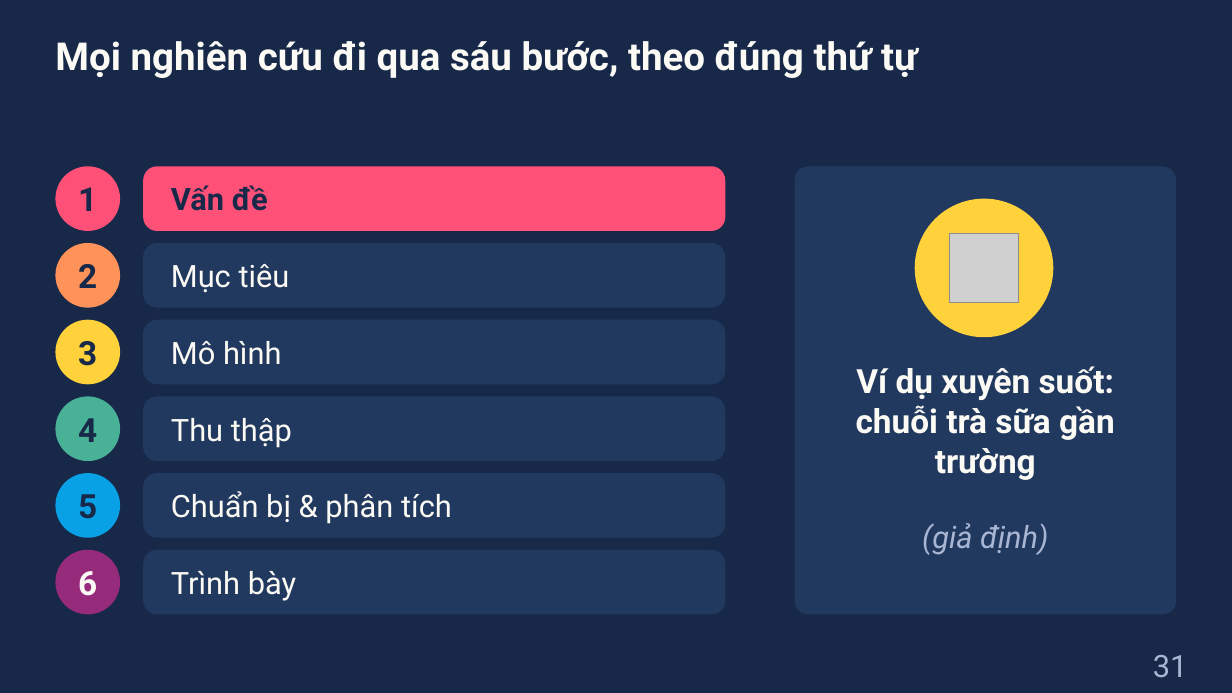
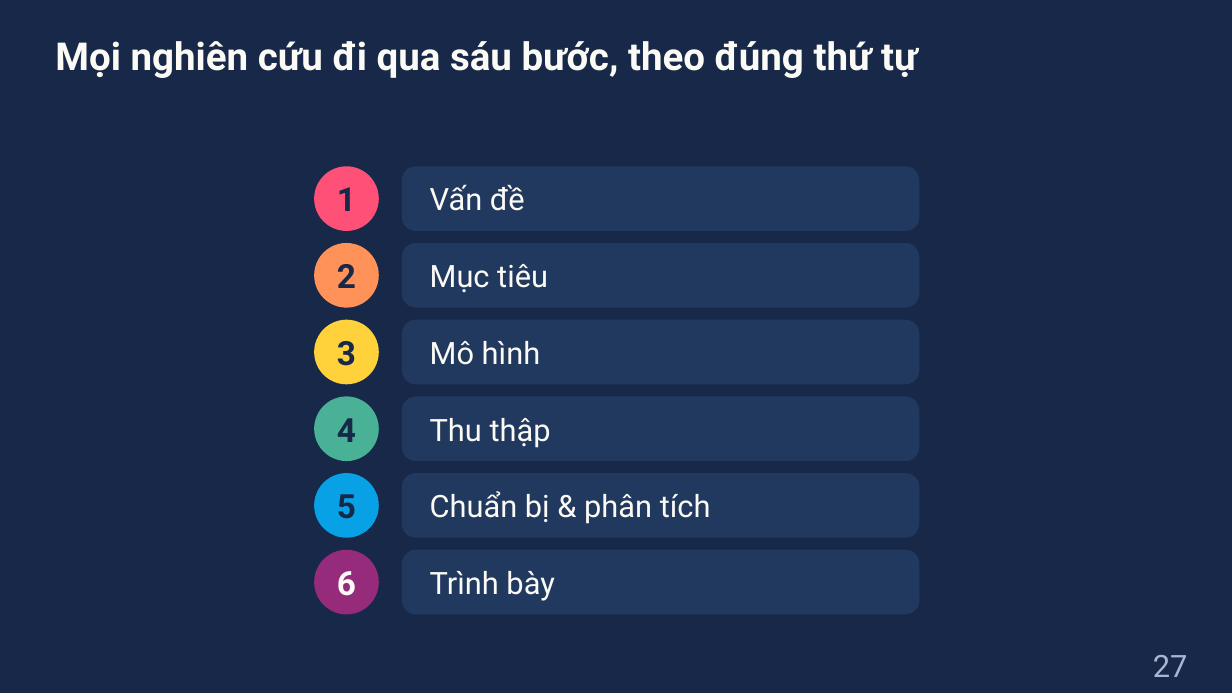
Before and after one commit to dnbaoquyen/academic-pptx-skill, a slide deck: slide 27 of courses/MKT1107/lessons/W1_slides.pptx (slide 31 before the commit). Drawn at 1232x693 pixels with LibreOffice and Linux fonts; fonts in the diff are those of the drawing; grey boxes stand for pictures. Boxes give left, top, right and bottom in pixels: in the first picture for what was removed or moved away, otherwise in the second. Text is boxed around its words. In the diff, an @@ line names an element or a change of style, - is before the commit and + after.

```diff
--- a/courses/MKT1107/lessons/W1_slides.pptx
+++ b/courses/MKT1107/lessons/W1_slides.pptx
@@ rounded rectangle: place and size @@
-rounded rectangle at bbox=[143, 166, 726, 231]
+rounded rectangle at bbox=[402, 166, 920, 231]
@@ rounded rectangle at bbox=[402, 166, 920, 231]: fill #FF5178 to #22395F @@
@@ text "Vấn đề": place and size @@
-text "Vấn đề" at bbox=[171, 185, 268, 211]
+text "Vấn đề" at bbox=[430, 184, 525, 211]
@@ text "Vấn đề" at bbox=[430, 184, 525, 211]: text colour #172849 to #FBFAF4, bold off @@
@@ rounded rectangle removed at bbox=[795, 166, 1177, 615] @@
@@ ellipse removed at bbox=[915, 199, 1054, 337] @@
@@ picture removed at bbox=[950, 233, 1019, 302] @@
@@ rounded rectangle: place and size @@
-rounded rectangle at bbox=[143, 243, 726, 308]
+rounded rectangle at bbox=[402, 243, 920, 308]
@@ text "Mục tiêu": place and size @@
-text "Mục tiêu" at bbox=[171, 264, 290, 293]
+text "Mục tiêu" at bbox=[430, 264, 548, 292]
@@ rounded rectangle: place and size @@
-rounded rectangle at bbox=[143, 320, 726, 384]
+rounded rectangle at bbox=[402, 320, 920, 384]
@@ text "Mô hình": place and size @@
-text "Mô hình" at bbox=[171, 341, 282, 365]
+text "Mô hình" at bbox=[430, 341, 541, 365]
@@ text removed at bbox=[856, 366, 1115, 480] @@
-Ví dụ xuyên suốt: chuỗi trà sữa gần trường
@@ rounded rectangle: place and size @@
-rounded rectangle at bbox=[143, 396, 726, 461]
+rounded rectangle at bbox=[402, 396, 920, 461]
@@ text "Thu thập": place and size @@
-text "Thu thập" at bbox=[171, 418, 292, 448]
+text "Thu thập" at bbox=[430, 418, 551, 448]
@@ rounded rectangle: place and size @@
-rounded rectangle at bbox=[143, 473, 726, 538]
+rounded rectangle at bbox=[402, 473, 920, 538]
@@ text "Chuẩn bị & phân tích": place and size @@
-text "Chuẩn bị & phân tích" at bbox=[171, 491, 452, 524]
+text "Chuẩn bị & phân tích" at bbox=[430, 491, 711, 524]
@@ text removed at bbox=[922, 523, 1048, 555] @@
-(giả định)
@@ 6 texts, 6 ellipses: place and size @@
-6 texts, 6 ellipses at bbox=[55, 166, 120, 615]
+6 texts, 6 ellipses at bbox=[314, 166, 379, 615]
@@ rounded rectangle: place and size @@
-rounded rectangle at bbox=[143, 550, 726, 615]
+rounded rectangle at bbox=[402, 550, 920, 615]
@@ text "Trình bày": place and size @@
-text "Trình bày" at bbox=[171, 571, 296, 601]
+text "Trình bày" at bbox=[430, 571, 554, 601]
@@ page number at bbox=[1153, 655, 1188, 677]: text changed @@
-31
+27
```
Also in this commit, not shown: 29 other slides changed, 7 slides added, 9 slides removed, 4 other files.
